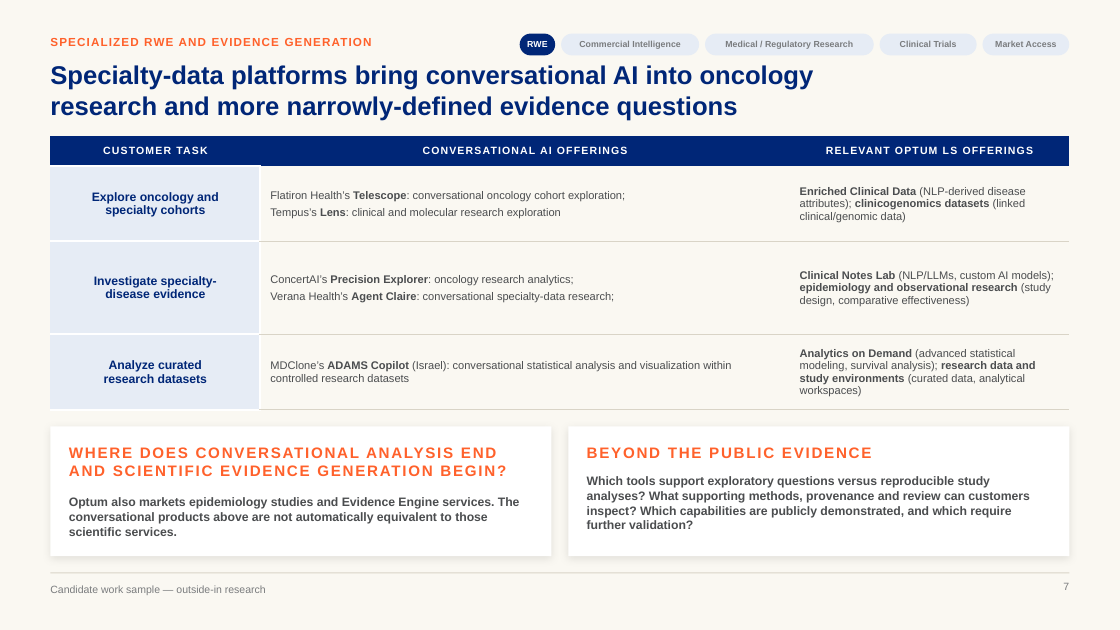
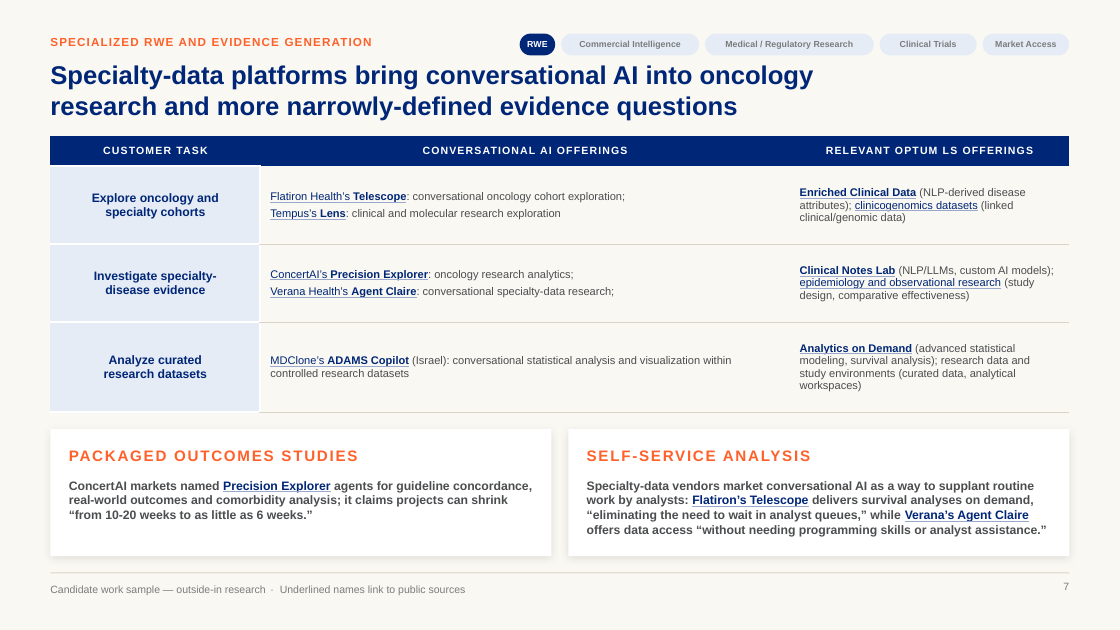
Before and after one commit to marinojt/test, a slide deck: slide 7 of deck/Optum-LS-Conversational-AI-sourced.pptx. Drawn at 1120x630 pixels with LibreOffice and Linux fonts; fonts in the diff are those of the drawing. Boxes give left, top, right and bottom in pixels: in the first picture for what was removed or moved away, otherwise in the second. Text is boxed around its words. In the diff, an @@ line names an element or a change of style, - is before the commit and + after.

```diff
--- a/deck/Optum-LS-Conversational-AI-sourced.pptx
+++ b/deck/Optum-LS-Conversational-AI-sourced.pptx
@@ table at (50,136,1070,413) @@
@@ text colour #4B4D4F to #002677, underline on in "Flatiron Health’s Telescope:", "Tempus’s Lens:", "Enriched Clinical Data clinicogenomics datasets", "ConcertAI’s Precision Explorer:" and 4 more places @@
@@ bold off in "clinicogenomics datasets", "epidemiology and observational research", "research data and study environments" @@
@@ text at (69,446,534,470): text changed @@
-WHERE DOES CONVERSATIONAL ANALYSIS END AND SCIENTIFIC EVIDENCE GENERATION BEGIN?
+PACKAGED OUTCOMES STUDIES
@@ text at (587,447,872,458): text changed @@
-BEYOND THE PUBLIC EVIDENCE
+SELF-SERVICE ANALYSIS
@@ text at (69,481,532,519): text changed @@
-Optum also markets epidemiology studies and Evidence Engine services. The conversational products above are not automatically equivalent to those scientific services.
+ConcertAI markets named Precision Explorer agents for guideline concordance, real-world outcomes and comorbidity analysis; it claims projects can shrink “from 10-20 weeks to as little as 6 weeks.”
@@ text at (587,481,1047,537): text changed @@
-Which tools support exploratory questions versus reproducible study analyses? What supporting methods, provenance and review can customers inspect? Which capabilities are publicly demonstrated, and which require further validation?
+Specialty-data vendors market conversational AI as a way to supplant routine work by analysts: Flatiron’s Telescope delivers survival analyses on demand, “eliminating the need to wait in analyst queues,” while Verana’s Agent Claire offers data access “without needing programming skills or analyst assistance.”
@@ text added at (280,585,466,595), 9 pt, text #7A7C7E @@
+· Underlined names link to public sources
```
Also in this commit, not shown: 10 other slides changed, 1 slide removed, 12 other files.
